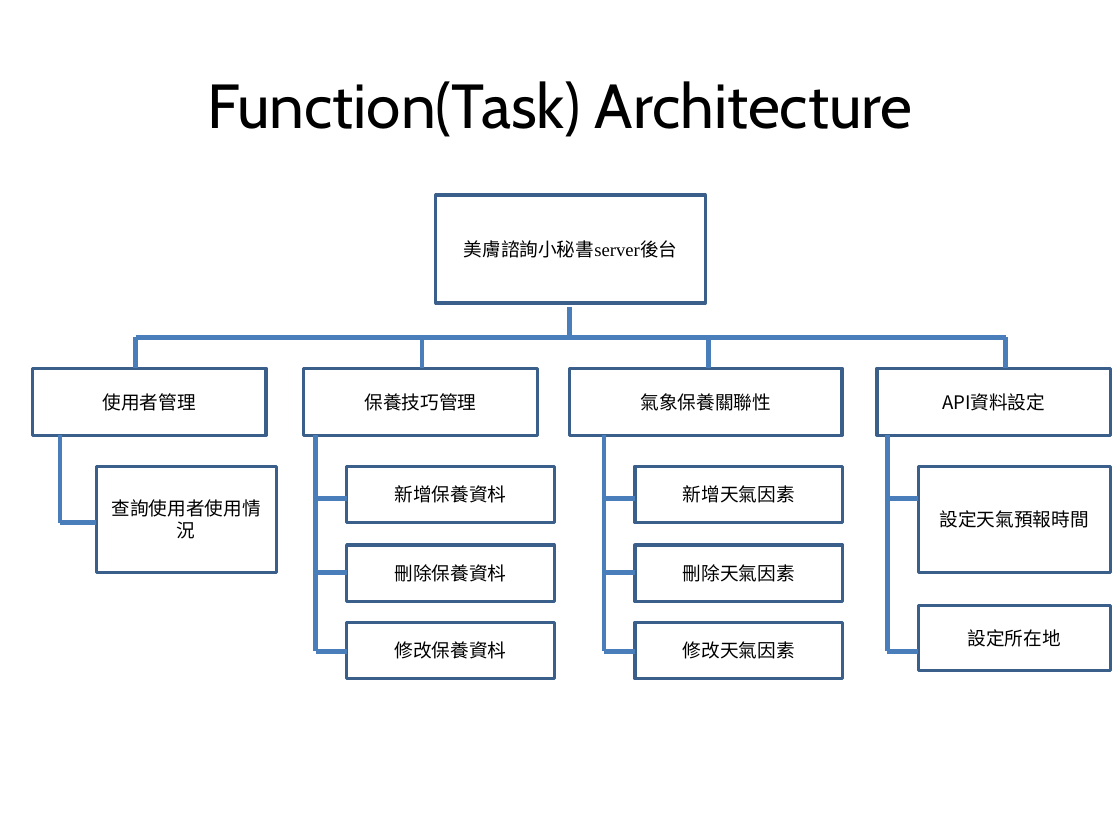
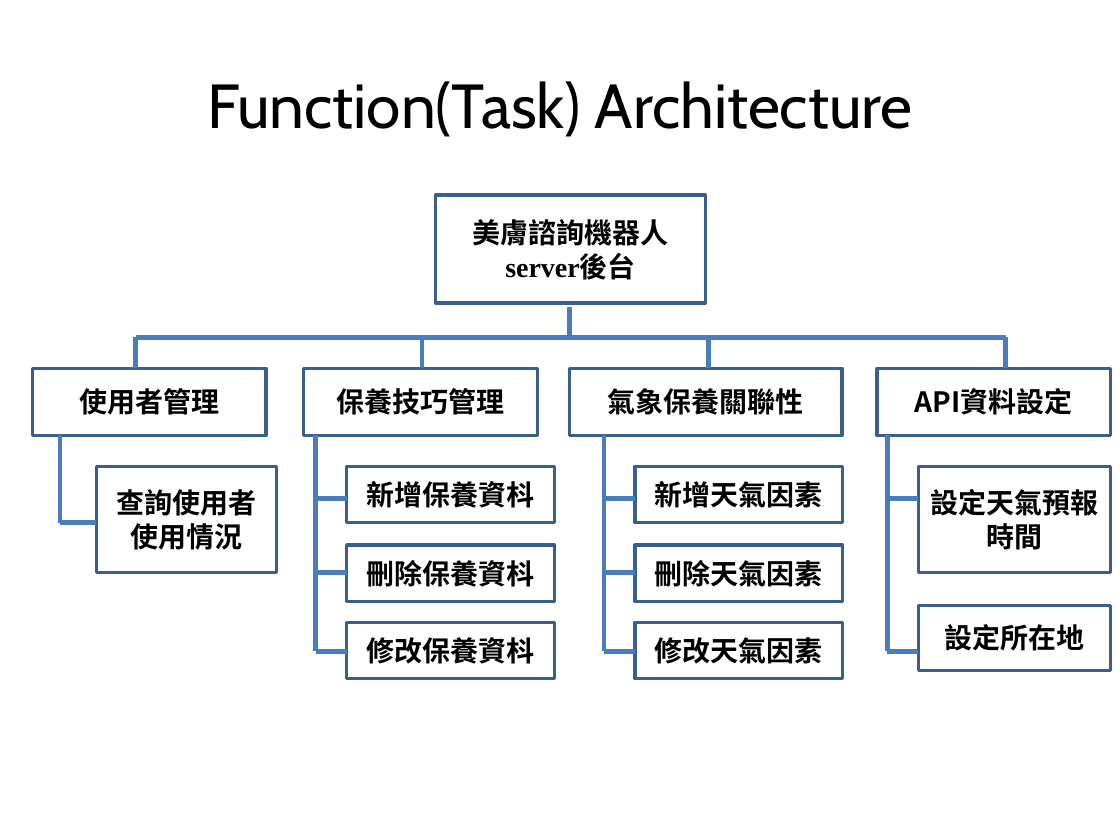
Before and after one commit to poan0627/108_SM_Team4, a slide deck: slide 6 of 軟體品質管理期中專案報告_team4.pptx. Drawn at 1120x840 pixels with LibreOffice and Linux fonts; fonts in the diff are those of the drawing. Boxes give left, top, right and bottom in pixels: in the first picture for what was removed or moved away, otherwise in the second. Text is boxed around its words. In the diff, an @@ line names an element or a change of style, - is before the commit and + after.

```diff
--- a/軟體品質管理期中專案報告_team4.pptx
+++ b/軟體品質管理期中專案報告_team4.pptx
@@ text in rectangle at [473, 219, 669, 280]: text changed; size 12 to 18 pt; bold on @@
-美膚諮詢小秘書server後台
+美膚諮詢機器人server後台
@@ size 12 to 18 pt, bold on in 13 elements at [32, 368, 265, 436], [304, 368, 536, 436], [570, 368, 842, 436], [877, 368, 1110, 436], [96, 466, 277, 572], [918, 466, 1111, 572], [918, 605, 1111, 670], [347, 466, 554, 523], [347, 545, 554, 603], [347, 623, 554, 680], [635, 466, 842, 523], [635, 545, 842, 603], [635, 623, 842, 680] @@
```
Also in this commit, not shown: 6 other slides changed, 5 other files.
